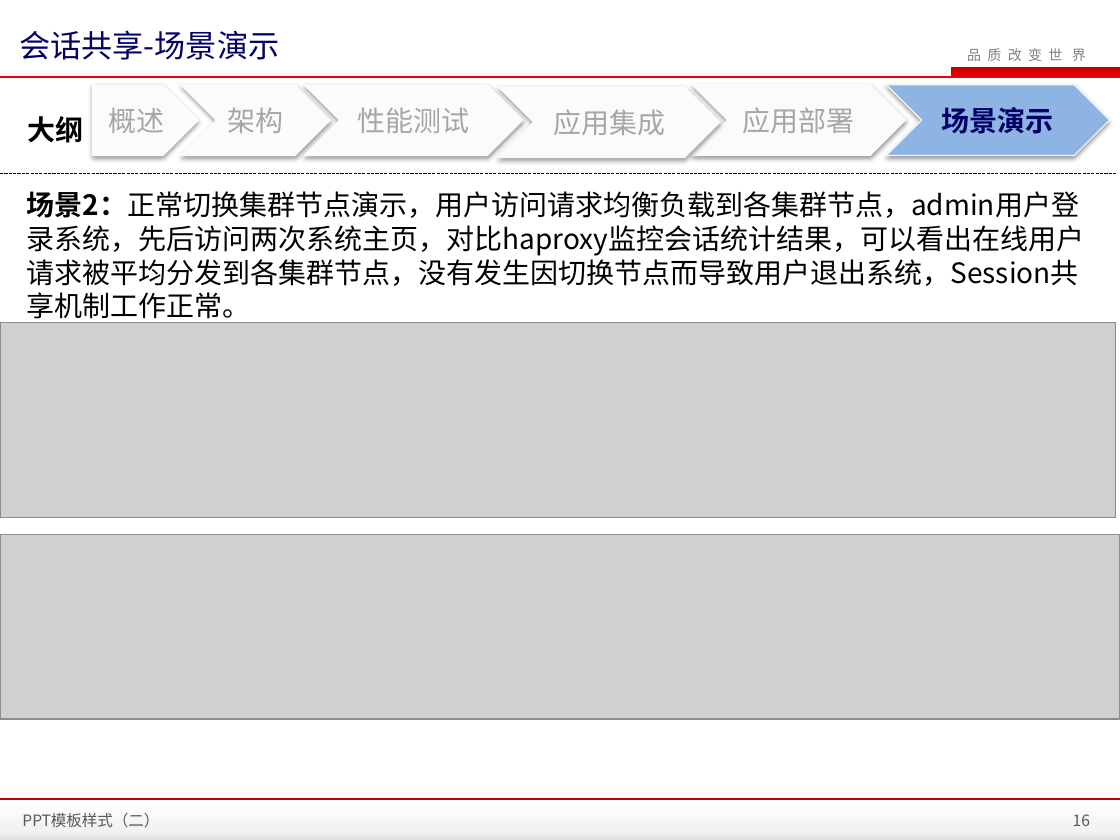
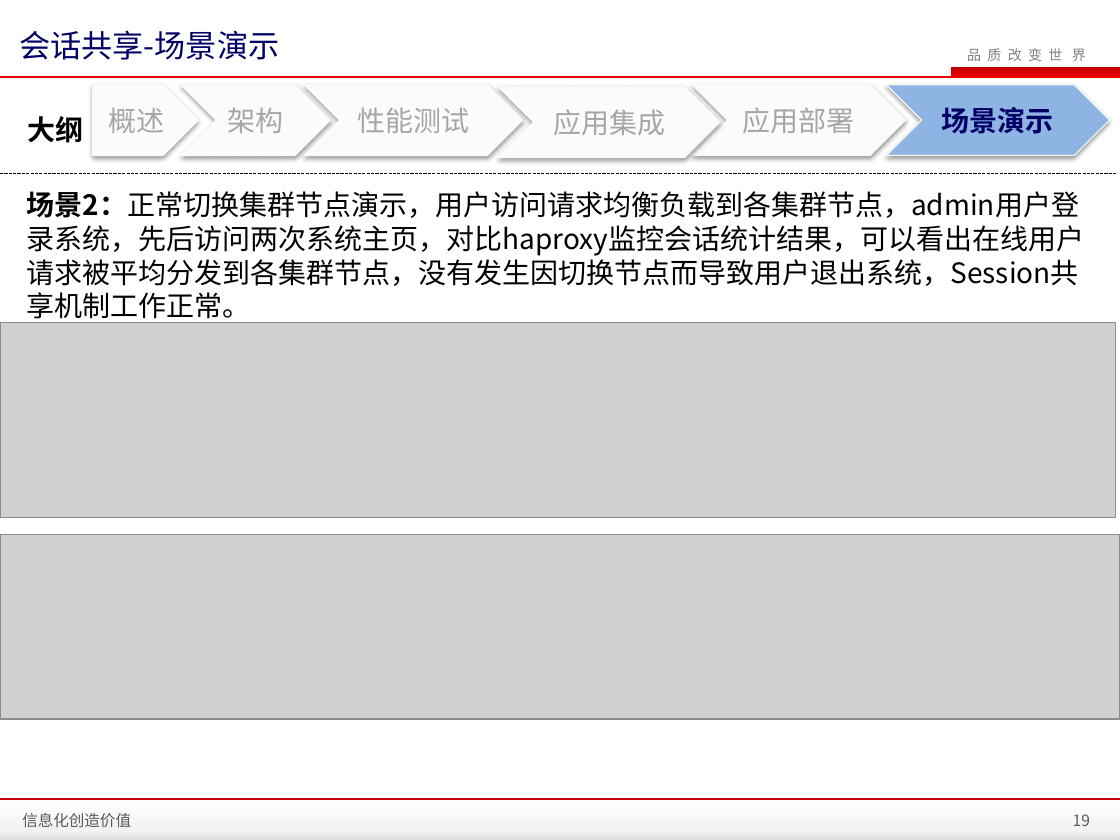
Before and after one commit to zhanght86/bboss-cms, a slide deck: slide 19 of 文档/SanyPDP平台会话共享介绍.pptx (slide 16 before the commit). Drawn at 1120x840 pixels with LibreOffice and Linux fonts; fonts in the diff are those of the drawing; grey boxes stand for pictures; background and template pictures are left out. Boxes give left, top, right and bottom in pixels: in the first picture for what was removed or moved away, otherwise in the second. Text is boxed around its words. In the diff, an @@ line names an element or a change of style, - is before the commit and + after.

```diff
--- a/文档/SanyPDP平台会话共享介绍.pptx
+++ b/文档/SanyPDP平台会话共享介绍.pptx
@@ text at (22, 813, 131, 828): text changed @@
-PPT模板样式（二）
+信息化创造价值
@@ page number at (1073, 814, 1090, 826): text changed @@
-16
+19
```
Also in this commit, not shown: 17 other slides changed, 3 slides added, 7 other files.
